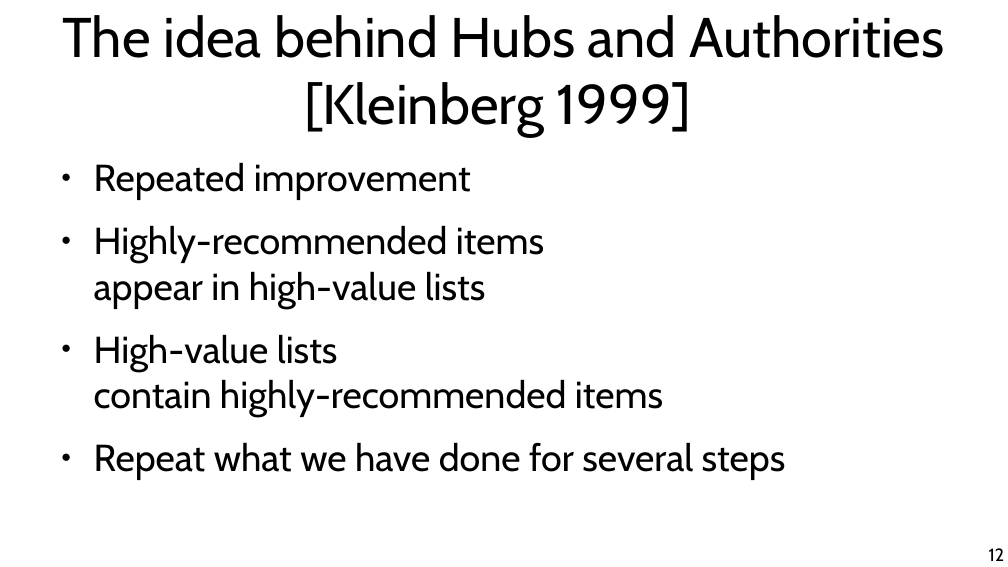
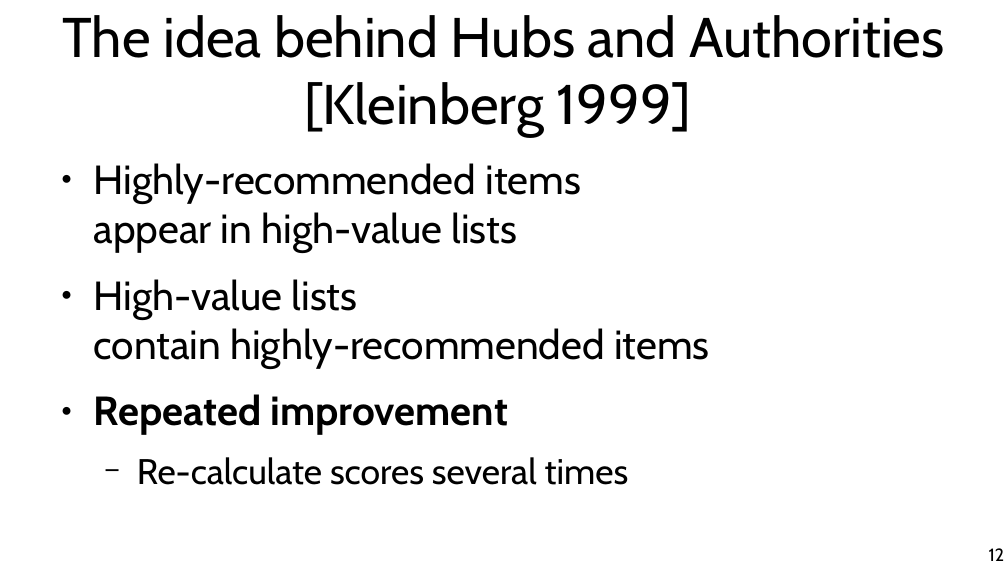
Before and after one commit to chatox/networks-science-course, a slide deck: slide 12 of theory/tt09_centrality.odp. Drawn at 1008x567 pixels with LibreOffice and Linux fonts; fonts in the diff are those of the drawing. Boxes give left, top, right and bottom in pixels: in the first picture for what was removed or moved away, otherwise in the second. Text is boxed around its words. In the diff, an @@ line names an element or a change of style, - is before the commit and + after.

```diff
--- a/theory/tt09_centrality.odp
+++ b/theory/tt09_centrality.odp
@@ text at [94,162,471,200]: paragraph removed @@
-● Repeated improvement
@@ text at [94,163,710,368]: size 29.6 to 32 pt in "Highly-recommended items appear in high-value lists", "High-value lists contain highly-recommended items" @@
@@ text at [94,394,629,485]: text changed; size 29.6 to 28 pt @@
-● Repeat what we have done for several steps
+● Repeated improvement
+  − Re-calculate scores several times
```
Also in this commit, not shown: 8 other slides changed, 30 slides added, 2 slides removed.
